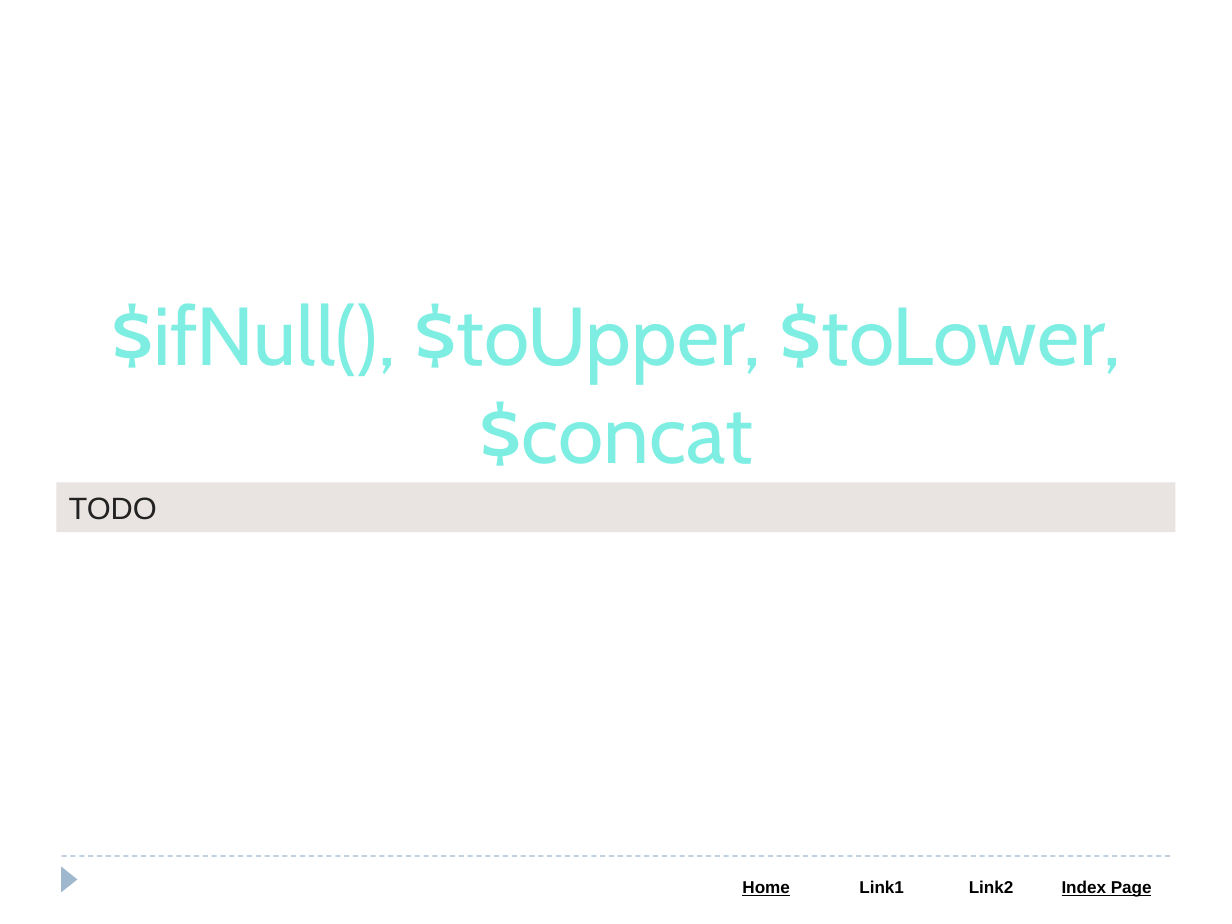
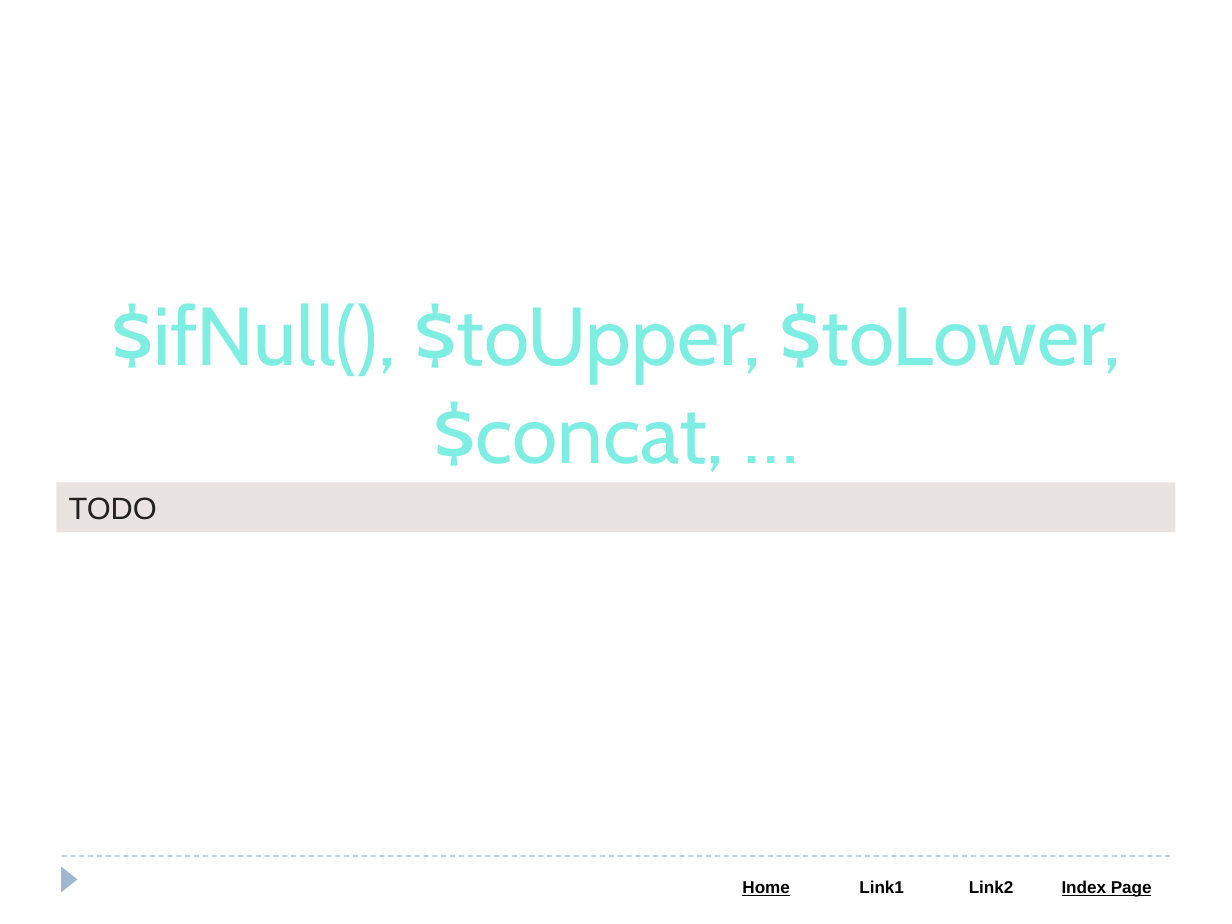
Before and after one commit to Saleel-Bagde/PPT-s, a slide deck: slide 101 of MongoDB PPT.pptx. Drawn at 1232x924 pixels with LibreOffice and Linux fonts; fonts in the diff are those of the drawing. Boxes give left, top, right and bottom in pixels: in the first picture for what was removed or moved away, otherwise in the second. Text is boxed around its words. In the diff, an @@ line names an element or a change of style, - is before the commit and + after.

```diff
--- a/MongoDB PPT.pptx
+++ b/MongoDB PPT.pptx
@@ text at [111, 303, 1121, 472]: text changed @@
-$ifNull(), $toUpper, $toLower, $concat
+$ifNull(), $toUpper, $toLower, $concat, …
```
Also in this commit, not shown: 6 other slides changed, 1 slide added, 1 slide removed.
